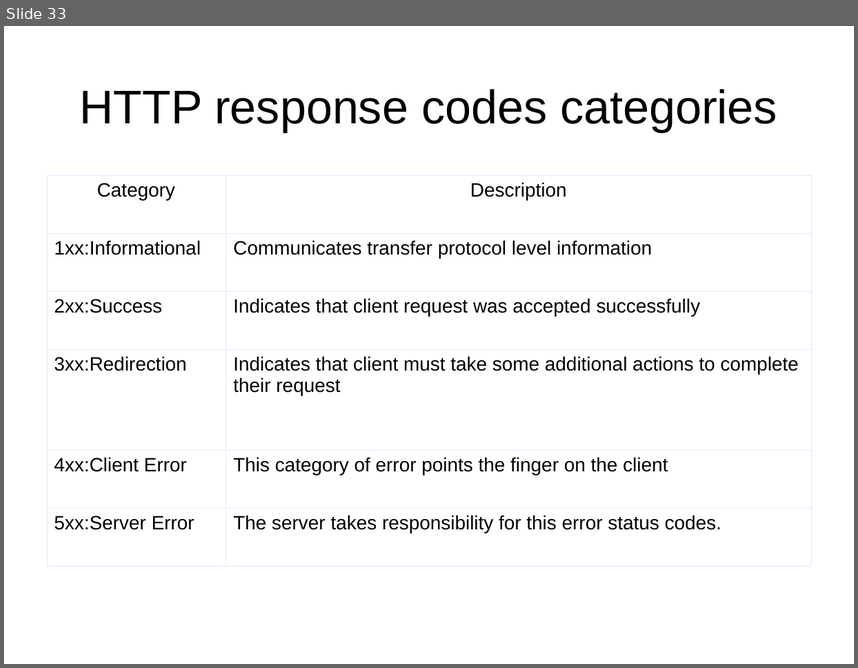
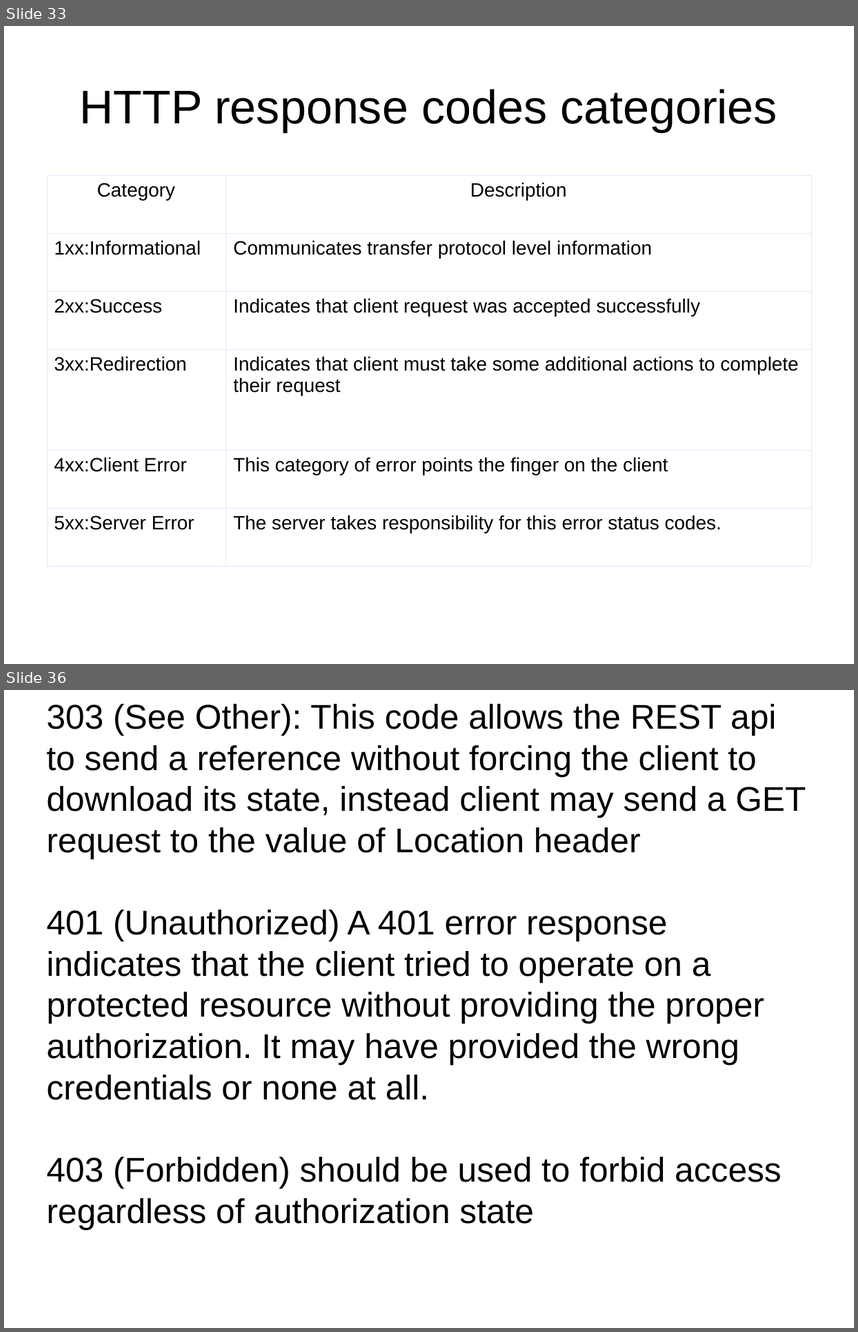
Before and after one commit to netzu/rest-presentation, a slide deck: RestfulFundaments.odp. Shown one above the other, each under a label of ours: slide 33 before the commit, slides 33 and 36 after it; the slides between them are not shown. The pictures are 858x668 and 858x1332 pixels, drawn with LibreOffice and Linux fonts; fonts in the diff are those of the drawing. Boxes give left, top, right and bottom in pixels: in the first picture for what was removed or moved away, otherwise in the second. Text is boxed around its words. In the diff, an @@ line names an element or a change of style, - is before the commit and + after.

```diff
--- a/RestfulFundaments.odp
+++ b/RestfulFundaments.odp
@@ slide 36 added at (x1=4, y1=690, x2=854, y2=1328), background #FFFFFF @@
@@ subtitle added at (x1=47, y1=704, x2=806, y2=1229), 32 pt, text #000000 @@
+303 (See Other): This code allows the REST api to send a reference without forcing the client to download its state, instead client may send a GET request to the value of Location header
+401 (Unauthorized) A 401 error response indicates that the client tried to operate on a protected resource without providing the proper authorization. It may have provided the wrong credentials or none at all.
+403 (Forbidden) should be used to forbid access regardless of authorization state
```
Also in this commit, not shown: 2 slides changed, 16 other slides added, 1 other file.
